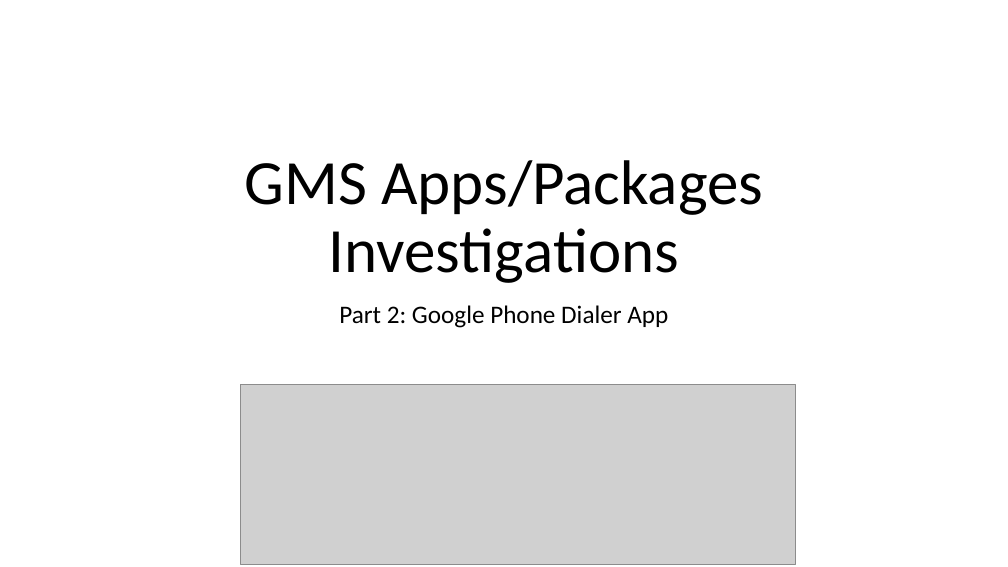
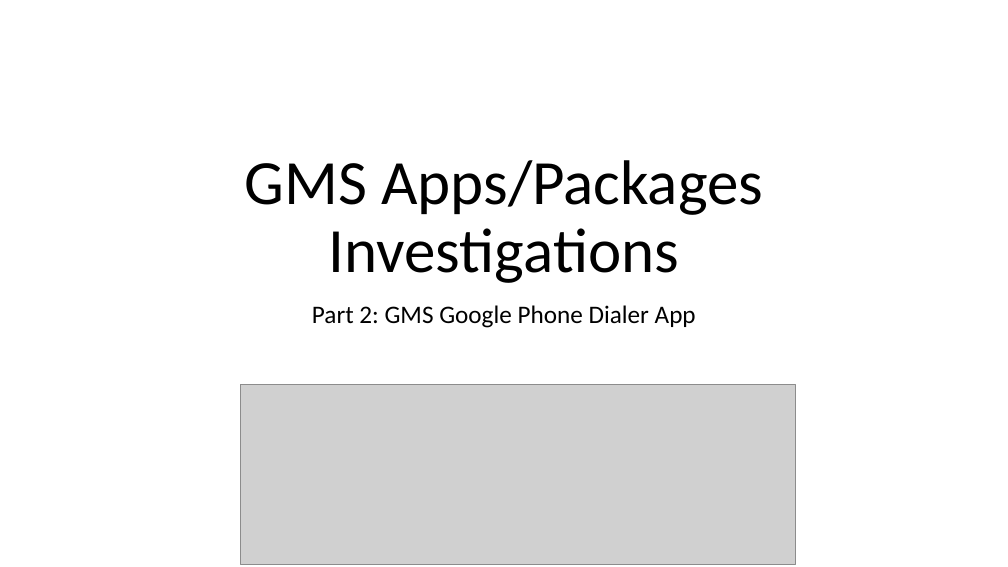
Before and after one commit to frankwxu/digital-forensics-lab, a slide deck: slide 1 of Andriod10/5_2_2_GMS_App_Investigations_Dialer.pptx. Drawn at 1008x567 pixels with LibreOffice and Linux fonts; fonts in the diff are those of the drawing; grey boxes stand for pictures; background and template pictures are left out. Boxes give left, top, right and bottom in pixels: in the first picture for what was removed or moved away, otherwise in the second. Text is boxed around its words. In the diff, an @@ line names an element or a change of style, - is before the commit and + after.

```diff
--- a/Andriod10/5_2_2_GMS_App_Investigations_Dialer.pptx
+++ b/Andriod10/5_2_2_GMS_App_Investigations_Dialer.pptx
@@ subtitle at bbox=[312, 305, 696, 328]: text changed @@
-Part 2: Google Phone Dialer App
+Part 2: GMS Google Phone Dialer App
```
Also in this commit, not shown: 3 other files.
